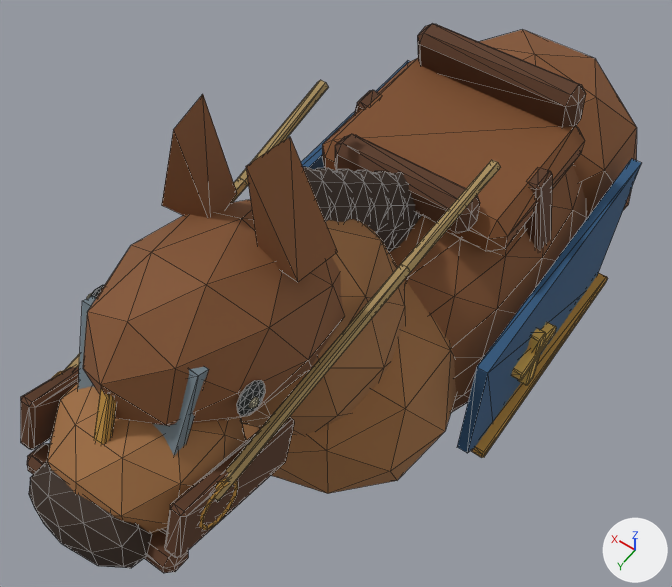
The glTF model assets/models/units/knight/Body.glb as it was, and as the next commit left it.
The view is the same before and after, from a 50 mm lens placed at (-0.9, 1.74, 2.34), pointed at (0.11, 0.32, 0.11). The axes (+X, +Y, +Z) are drawn at lower right. The lights are the same throughout. The picture after the commit comes second. Mesh edges are drawn as thin lines. Vertices at exactly the same position are counted once.

In view in the first picture: 'Sculpture'.
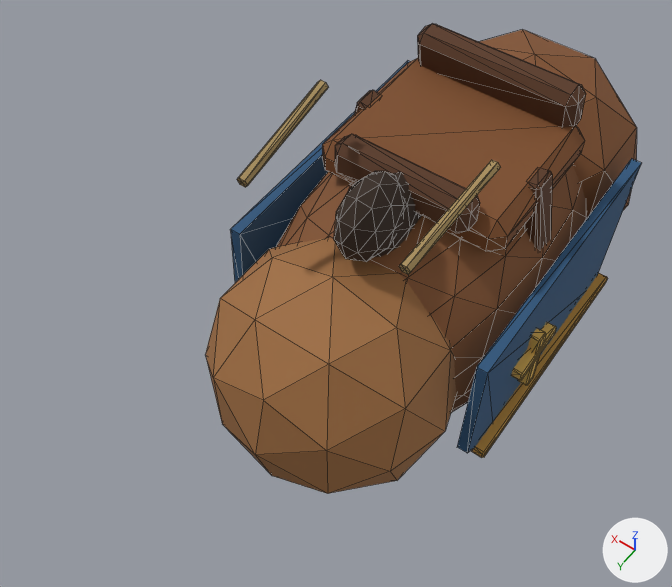
Where the change shows, as pixel boxes [x1, y1, x2, y2] in the pictures (672 x 587 px):
'Sculpture', reshaped (30% narrower, 14% shorter): before [21, 23, 641, 573]; after [205, 23, 641, 494]
part 1 of me_sculpture, deleted (brown): before [21, 94, 405, 573]
part 2 of me_sculpture, cut back: before [65, 80, 501, 502]; after [237, 80, 501, 275]

Patch to the scene script:
```diff
--- a/assets/models/units/knight/Body.glb.py
+++ b/assets/models/units/knight/Body.glb.py
@@ me_sculpture @@
 # used by ob_sculpture; location = (0.0, 0.0, 0.0)
-me_sculpture.from_pydata(...)  # 1702 vertices, 3220 faces; spans x -0.48..0.48, y -1.31..1.44, z -0.71..1.15
+me_sculpture.from_pydata(...)  # 974 vertices, 1844 faces; spans x -0.48..0.48, y -1.31..0.86, z -0.71..0.75
+# me_sculpture part 1: 21 loose pieces with 702 vertices, spanning x -0.25..0.25, y 0.27..1.44, z -0.09..1.15, are deleted
+# me_sculpture part 2
+# 26 vertices are removed from x -0.26..0.26, y 0.54..1.21, z 0.59..0.7
+# 84 faces are deleted
+# 36 new faces join them
 me_sculpture.materials.append(mat_unitsurface)
```
